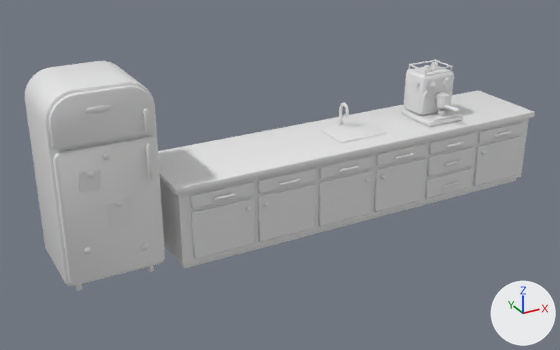
One commit to the glTF model src/client/models/kitchen.glb: the scene before it, then after it.
One viewpoint serves both versions: a 50 mm lens placed at (-5.13, -7.49, 4.4), pointed at (-1.02, -0.01, 0.66). The axes (+X, +Y, +Z) are drawn at lower right. The lights are the same throughout. The older version comes first.

Names of what the first picture shows: 'coffee_machine', 'counter', 'fridge'.
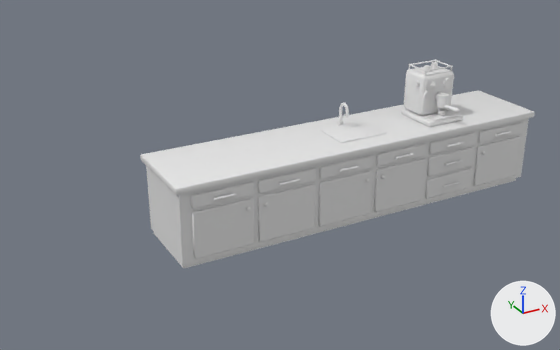
Boxes [x1, y1, x2, y2] around the edits, measured in the pictures (560 x 350 px):
```json
{"object": "fridge", "change": "deleted", "before": [25, 61, 165, 291], "faces in mat_fridge (white #e7e7e7)": [25, 61, 165, 286], "faces in mat_memo (white #e7e7e7)": [107, 197, 149, 250], "faces in mat_chrome (white #e7e7e7)": [76, 105, 154, 291], "faces in mat_note (white #e7e7e7)": [79, 153, 123, 207]}
```

Edits to the scene script, one JSON object a line:
```json
{"op": "remove", "block": "ob_fridge", "code": ["ob_fridge = bpy.data.objects.new('fridge', me_fridge)", "ob_fridge.location = (-3.2, 0.0, 0.0)"]}
```
